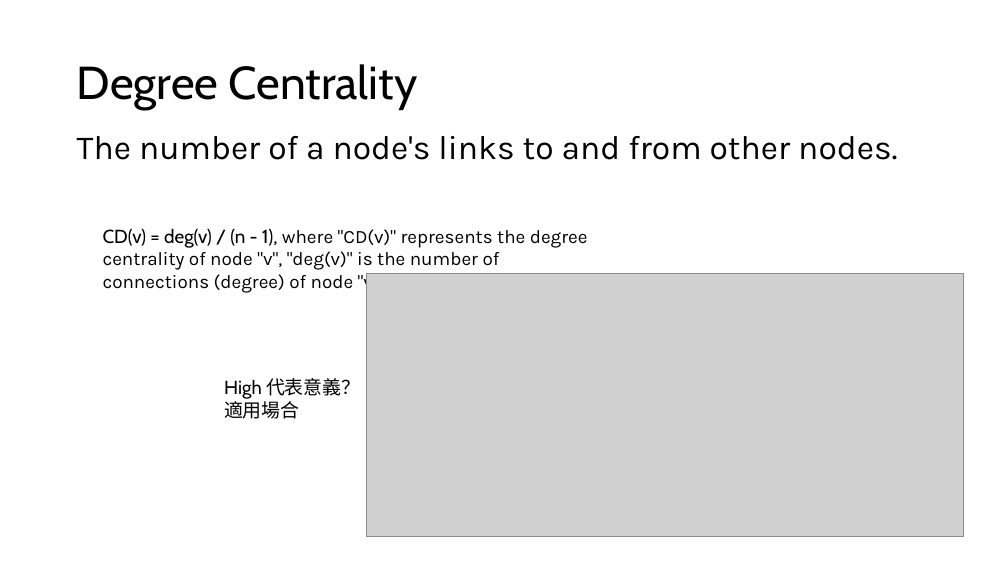
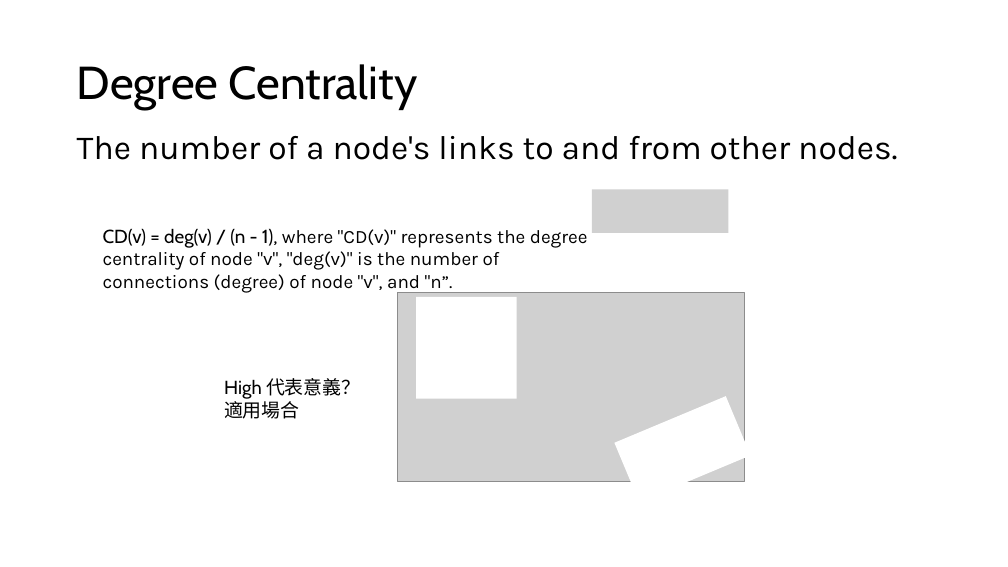
Before and after one commit to GillianZili/Graph-project, a slide deck: slide 5 of math.pptx. Drawn at 1008x567 pixels with LibreOffice and Linux fonts; fonts in the diff are those of the drawing; grey boxes stand for pictures. Boxes give left, top, right and bottom in pixels: in the first picture for what was removed or moved away, otherwise in the second. Text is boxed around its words. In the diff, an @@ line names an element or a change of style, - is before the commit and + after.

```diff
--- a/math.pptx
+++ b/math.pptx
@@ picture added at (x1=592, y1=190, x2=729, y2=234) @@
@@ picture resized from (x1=367, y1=273, x2=964, y2=537) to (x1=398, y1=293, x2=744, y2=481) @@
@@ rectangle added at (x1=416, y1=297, x2=516, y2=399), fill #FFFFFF @@
@@ rectangle added at (x1=615, y1=397, x2=751, y2=503), fill #FFFFFF @@
```
Also in this commit, not shown: 3 other slides changed, 1 slide added, 1 slide removed, 13 other files.
